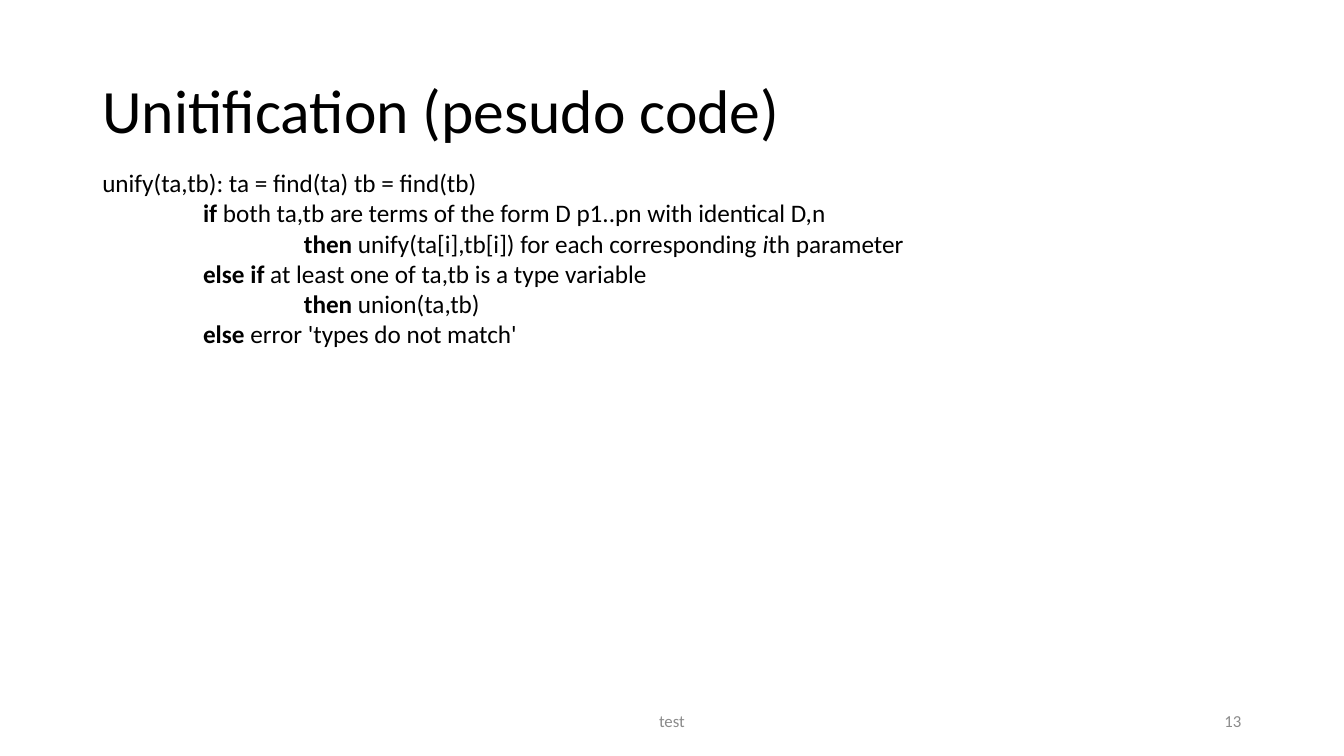
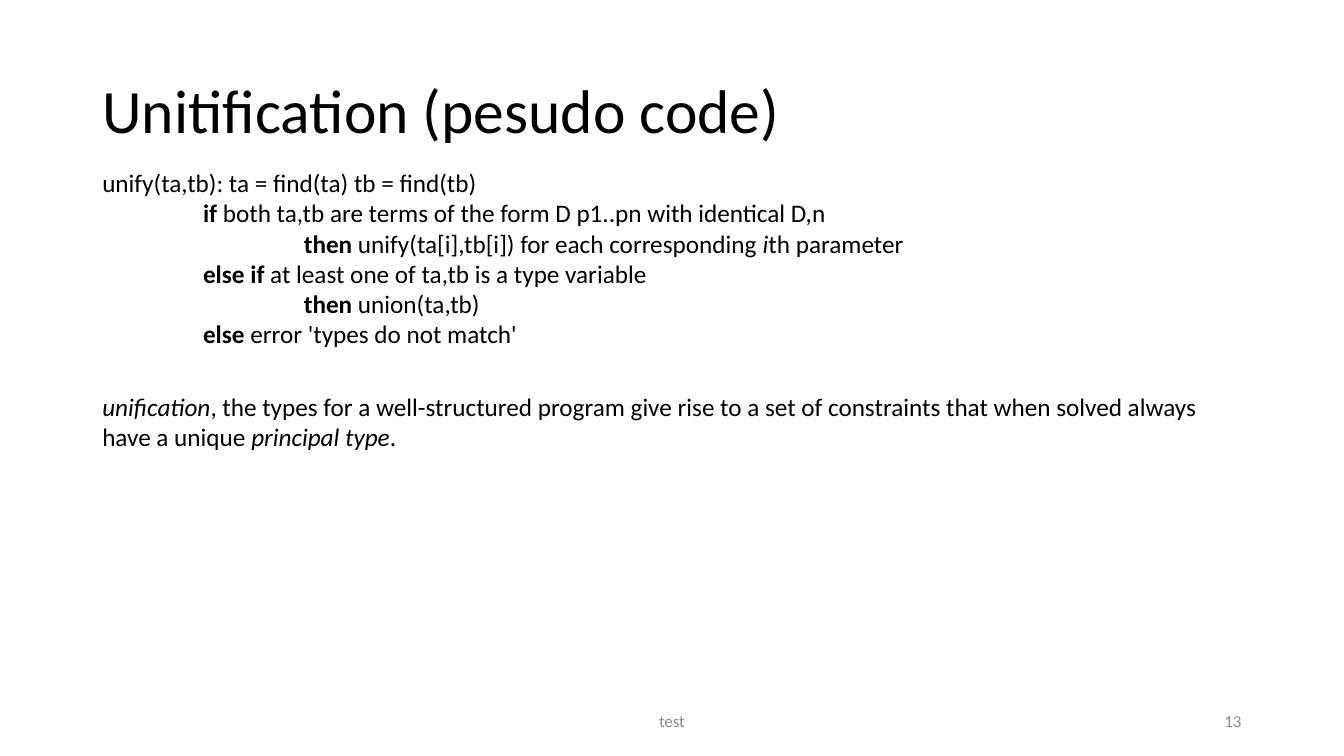
Before and after one commit to seanwestfall/algorithm_w_presentation, a slide deck: slide 12 of Presentation1.pptx. Drawn at 1344x756 pixels with LibreOffice and Linux fonts; fonts in the diff are those of the drawing. Boxes give left, top, right and bottom in pixels: in the first picture for what was removed or moved away, otherwise in the second. Text is boxed around its words. In the diff, an @@ line names an element or a change of style, - is before the commit and + after.

Commit message:
slide for unification

```diff
--- a/Presentation1.pptx
+++ b/Presentation1.pptx
@@ text added at (102, 398, 1196, 450), 18 pt, text #000000 @@
+unification, the types for a well-structured program give rise to a set of constraints that when solved always have a unique principal type.
```
Also in this commit, not shown: 1 slide added.
